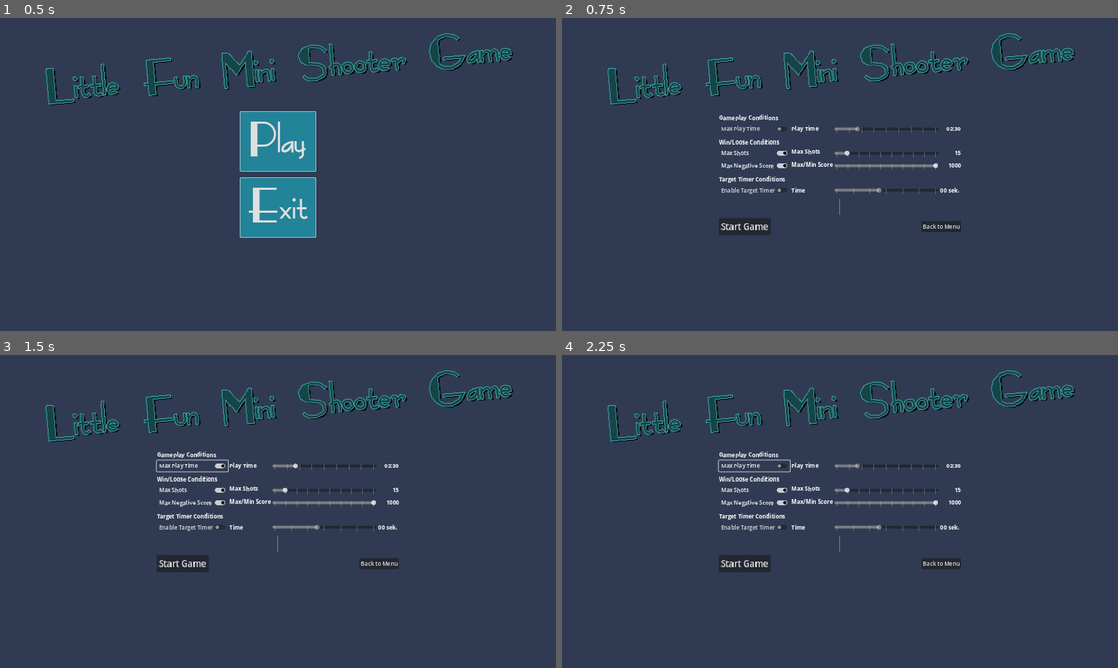
Above: before the commit, frames 1-4 (two rows, left to right).
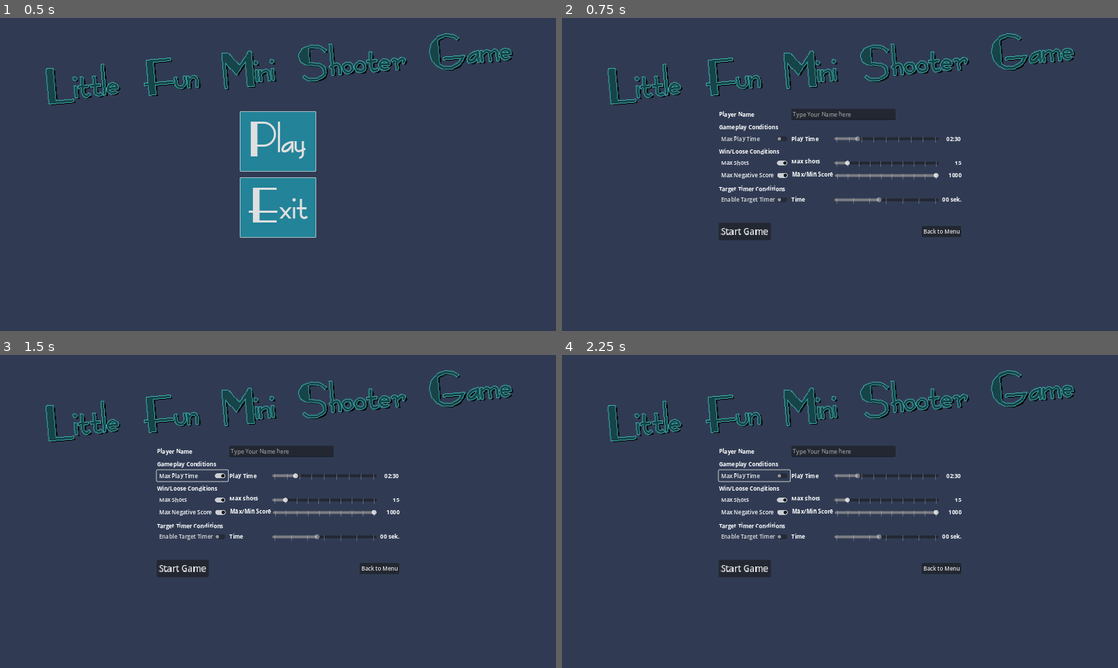
Above: after the commit, the same moments.

Repository: Coding-4Fun/Just4Fun_Mini_Shootergame
Game: Godot game, scene res://UI/MainMenuUI/MainMenuUI.tscn
Same seed, same stepped clock (60 frames per second), same inputs: the game is played once before the commit and once after it.
Inputs:
- Up to frame 1 (0.5 s): no input
- Up to frame 2 (0.75 s): click "Play" at 0.5 s
- Up to frame 3 (1.5 s): click "Max Play Time" at 1.25 s
- Up to frame 4 (2.25 s): click "Max Play Time" at 2 s

Frame 1 is identical in both runs. In frame 2, 4.5% of the frame differs, in the area x 28-72%, y 29-71%; in frame 3, 4.7%; in frame 4, 4.7%.

Commit message:
Add: Input field for Playername ===: ToDo Saving and Loading

Diff:
--- a/UI/GameSettingsDialog/GameSettings.tscn
+++ b/UI/GameSettingsDialog/GameSettings.tscn
@@ -59,6 +59,20 @@
 layout_mode = 2
 theme_override_constants/separation = 10
 
+[node name="HBoxPlayername" type="HBoxContainer" parent="centerContainer/vBoxContainer"]
+layout_mode = 2
+
+[node name="Label" type="Label" parent="centerContainer/vBoxContainer/HBoxPlayername"]
+custom_minimum_size = Vector2(205, 0)
+layout_mode = 2
+text = "Player Name"
+
+[node name="LineEdit" type="LineEdit" parent="centerContainer/vBoxContainer/HBoxPlayername"]
+custom_minimum_size = Vector2(300, 0)
+layout_mode = 2
+tooltip_text = "Set your name for Highscores and Multiplayer"
+placeholder_text = "Type Your Name here"
+
 [node name="vBoxGamePlayConditions" type="VBoxContainer" parent="centerContainer/vBoxContainer"]
 layout_mode = 2
 
@@ -215,12 +229,15 @@
 ticks_on_borders = true
 
 [node name="labelMaxGameTime" type="Label" parent="centerContainer/vBoxContainer/vBoxDummyTargetTimer/hBoxTargetTimer"]
+custom_minimum_size = Vector2(25, 0)
 layout_mode = 2
 text = "00"
+horizontal_alignment = 2
 
 [node name="labelMaxGameTime2" type="Label" parent="centerContainer/vBoxContainer/vBoxDummyTargetTimer/hBoxTargetTimer"]
 layout_mode = 2
 text = "sek."
+horizontal_alignment = 2
 
 [node name="VBoxToDo" type="FlowContainer" parent="centerContainer/vBoxContainer"]
 visible = false
